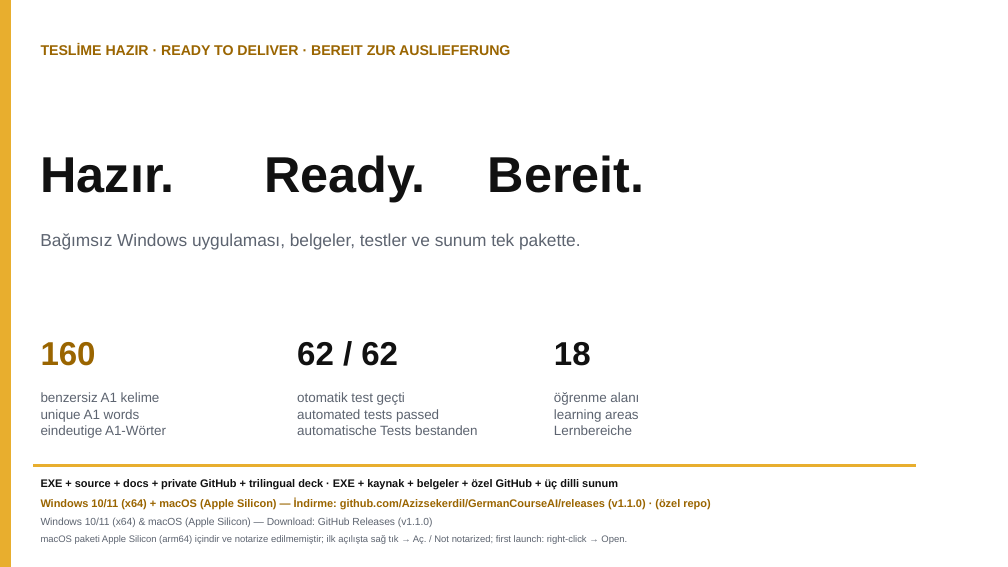
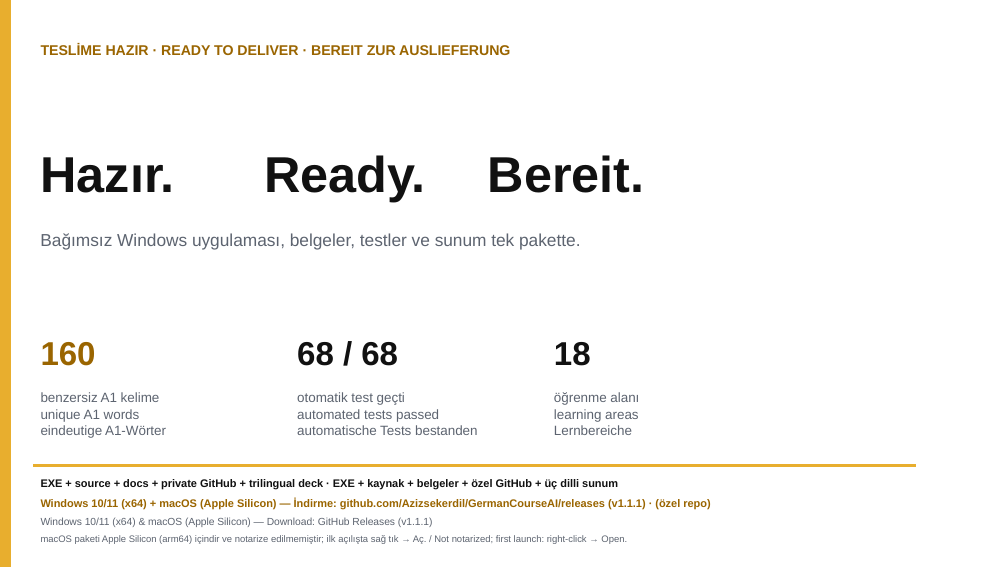
Before and after one commit to Azizsekerdil/GermanCourseAI, a slide deck: slide 6 of docs/presentation/German-Course-AI-Trilingual.pptx. Drawn at 1008x567 pixels with LibreOffice and Linux fonts; fonts in the diff are those of the drawing. Boxes give left, top, right and bottom in pixels: in the first picture for what was removed or moved away, otherwise in the second. Text is boxed around its words. In the diff, an @@ line names an element or a change of style, - is before the commit and + after.

```diff
--- a/docs/presentation/German-Course-AI-Trilingual.pptx
+++ b/docs/presentation/German-Course-AI-Trilingual.pptx
@@ text at (297,342,398,366): text changed @@
-62 / 62
+68 / 68
@@ text at (41,499,710,510): text changed @@
-Windows 10/11 (x64) + macOS (Apple Silicon) — İndirme: github.com/Azizsekerdil/GermanCourseAI/releases (v1.1.0) · (özel repo)
+Windows 10/11 (x64) + macOS (Apple Silicon) — İndirme: github.com/Azizsekerdil/GermanCourseAI/releases (v1.1.1) · (özel repo)
@@ text at (41,518,433,527): text changed @@
-Windows 10/11 (x64) & macOS (Apple Silicon) — Download: GitHub Releases (v1.1.0)
+Windows 10/11 (x64) & macOS (Apple Silicon) — Download: GitHub Releases (v1.1.1)
```
Also in this commit, not shown: 2 other files.
